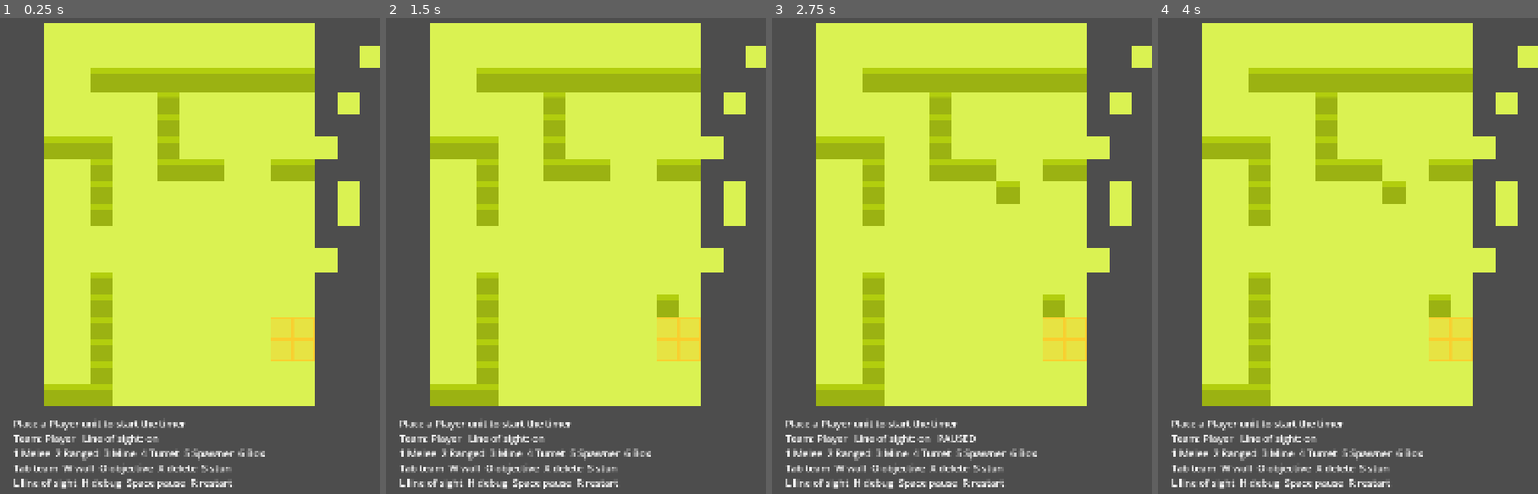
Above: before the commit, frames 1-4 (left to right).
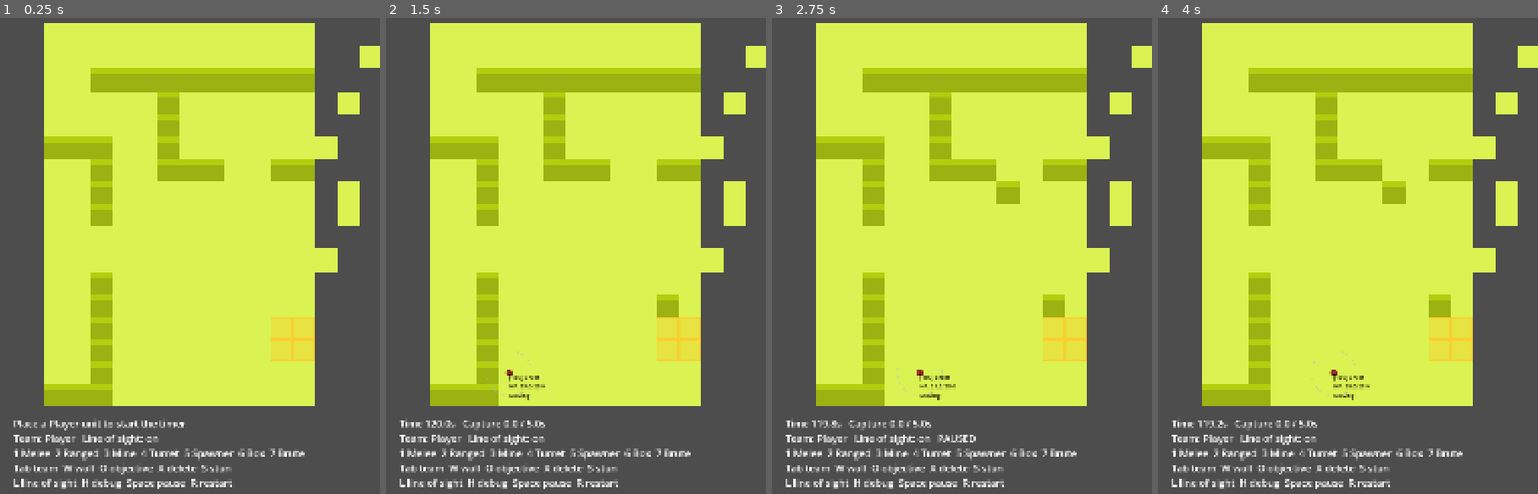
Above: after the commit, the same moments.

Repository: christopher-moon/Auto-chess-strategy-game
Game: Godot game, scene res://Scenes/game.tscn
Same seed, same stepped clock (60 frames per second), same inputs: the game is played once before the commit and once after it.
Inputs (mouse positions are in pixels of both pictures, inside the frame that each line leads up to):
- Up to frame 1 (0.25 s): no input
- Up to frame 2 (1.5 s): tap Enter at 0.5 s; move the mouse to (659, 303) at 0.52 s; hold W 0.53-1.28 s; tap 7 at 0.6, 1.35 s; tap Space at 0.77, 1.25 s; move the mouse to (500, 375) at 1.27 s; hold S from 1.28 s (still down)
- Up to frame 3 (2.75 s): tap Space at 1.52 s; tap Enter at 2 s; move the mouse to (1000, 189) at 2.02 s; release S at 2.03 s; hold W from 2.03 s (still down); tap 1 at 2.1 s; tap 7 at 2.3 s
- Up to frame 4 (4 s): move the mouse to (1329, 474) at 2.77 s; tap 2 at 2.85 s; tap Space at 3.02, 3.5, 3.77 s; tap 7 at 3.05, 3.8 s; move the mouse to (1462, 441) at 3.52 s; release W at 3.53 s; hold S from 3.53 s (still down); tap 3 at 3.6 s

The runs differ from the first frame. In frame 1, less than 0.1% of the frame differs, in the area x 71-81%, y 90-93%; in frame 2, 0.7%, in the area x 3-81%, y 69-93%; in frame 3, 0.7%; in frame 4, 0.7%.

Commit message:
Make units physical bodies with mass and inertia
Units now steer along their A* path with a velocity instead of snapping
tile to tile: acceleration and top speed come from mass, friction slows
them down, and move_and_slide collides them with walls, the map edge,
structures and each other. Walking into a unit shoves it by mass share.
Adds a heavy Brute unit and physics tests; also fixes the stale melee
UID reference in game.tscn.

Co-Authored-By: Claude Opus 5.5 (1M context) <noreply@anthropic.com>
Claude-Session: https://claude.ai/code/session_011yraaTTsoYXTbp151Sp2HM

Diff:
--- a/Components/ComponentScripts/movement_component.gd
+++ b/Components/ComponentScripts/movement_component.gd
@@ -1,13 +1,26 @@
-# movement component: entities with this component walk tile to tile along paths.
-# the AI (on ticks) decides where to go; the walking itself happens every physics frame
+# movement component: entities with this component are physical bodies that steer along tile paths.
+# the AI (on ticks) decides where to go; every physics frame the unit accelerates towards its next
+# waypoint (limited by its mass), and collides with walls, structures and other units
 class_name MovementComponent
 extends Component
 
-const ARRIVE_DISTANCE := 1.0
 # AI ticks between automatic re-paths, so units react to tiles getting cheaper or pricier
 const REPATH_TICKS := 5
-
-var speed: float = 100.0
+# pixels: close enough to a waypoint to head for the next one
+const WAYPOINT_RADIUS := 12.0
+# pixels: close enough to the final tile to stop pushing
+const ARRIVE_RADIUS := 3.0
+# pixels: start easing off this far from the final tile
+const SLOW_RADIUS := 40.0
+# how hard units steer away from nearby units while walking (fraction of top speed)
+const SEPARATION_STRENGTH := 0.5
+
+var mass: float = 1.0
+var max_speed: float = 100.0
+var acceleration: float = 600.0
+var friction: float = 800.0
+var radius: float = 14.0
+var velocity: Vector2 = Vector2.ZERO
 var knockback_speed: float = 400.0
 
 # where the AI wants this unit to end up
@@ -18,45 +31,56 @@
 # direction of the last step taken (for knockback from directly underneath, and later for animations)
 var facing: Vector2i = Vector2i.RIGHT
 
-var _path: Array[Vector2i] = [] # tiles still to visit, not counting the current step
-var _step_tile: Vector2i # tile we are walking towards right now
-var _has_step: bool = false
-var _is_knockback: bool = false
+var _body: CharacterBody2D # null if the shell isn't a CharacterBody2D; then the unit moves without collisions
+var _path: Array[Vector2i] = [] # tiles still to visit, not counting the current waypoint
+var _waypoint: Vector2i
+var _has_waypoint: bool = false
 var _ticks_since_path: int = 0
+var _knock_target: Vector2
+var _knock_time_left: float = 0.0
 
 func _configure(data: EntityData) -> void:
-	speed = data.move_speed
+	mass = maxf(data.mass, 0.01)
+	max_speed = data.move_speed / sqrt(mass)
+	acceleration = data.move_force / mass
+	friction = data.friction
+	radius = data.body_radius
+
+	var node: Node = entity
+	_body = node as CharacterBody2D
+	if _body:
+		_body.motion_mode = CharacterBody2D.MOTION_MODE_FLOATING # top-down: no floor or gravity
 
 # --- called by the AI (on ticks) ---
 
 # ask to walk to a tile. repaths when the goal changed, the path ran out, or every REPATH_TICKS
 func request_goal(tile: Vector2i) -> void:
 	_ticks_since_path += 1
-	var needs_path := not has_goal or tile != goal_tile or _ticks_since_path >= REPATH_TICKS or (_path.is_empty() and get_path_origin() != tile)
+	var path_done := _path.is_empty() and not _has_waypoint and entity.current_grid_pos != tile
+	var needs_path := not has_goal or tile != goal_tile or _ticks_since_path >= REPATH_TICKS or path_done
 	goal_tile = tile
 	has_goal = true
 	if needs_path:
 		_repath()
 
-# drop the rest of the path. the current step still finishes, so units always come to rest on a tile centre
+# stop pushing; friction brings the unit to rest
 func stop() -> void:
 	_path.clear()
+	_has_waypoint = false
 	has_goal = false
 
 func is_moving() -> bool:
-	return _has_step or not _path.is_empty()
-
-# the tile new paths should start from: where we are heading if mid-step, else where we stand
+	return _has_waypoint or not _path.is_empty() or _knock_time_left > 0.0
+
+# the tile new paths should start from
 func get_path_origin() -> Vector2i:
-	return _step_tile if _has_step else entity.current_grid_pos
-
-# slide straight to `tile` (already checked to be safe by the CombatManager), cancelling the path
+	return entity.current_grid_pos
+
+# slide to `tile` (already checked to be safe by the CombatManager), cancelling the path
 func knock_to(tile: Vector2i) -> void:
-	_path.clear()
-	has_goal = false
-	_step_tile = tile
-	_has_step = true
-	_is_knockback = true
+	stop()
+	_knock_target = entity.world.map.grid_to_world(tile)
+	_knock_time_left = entity.global_position.distance_to(_knock_target) / knockback_speed + 0.1
 
 func _repath() -> void:
 	_ticks_since_path = 0
@@ -64,6 +88,7 @@
 	_path = entity.world.map.get_tile_path(origin, goal_tile)
 	if not _path.is_empty() and _path[0] == origin:
 		_path.remove_at(0)
+	_has_waypoint = false
 
 # --- frame based movement ---
 
@@ -71,25 +96,50 @@
 	if entity == null or not entity.is_alive:
 		return
 
-	if not _has_step and not _start_next_step():
-		return
-
-	var target_position := entity.world.map.grid_to_world(_step_tile)
-	var step_speed := knockback_speed if _is_knockback else speed
-	entity.global_position = entity.global_position.move_toward(target_position, step_speed * delta)
+	if _knock_time_left > 0.0:
+		_knock_time_left -= delta
+		var to_target := _knock_target - entity.global_position
+		velocity = Vector2.ZERO if to_target.length() <= ARRIVE_RADIUS else to_target.normalized() * knockback_speed
+	else:
+		var desired := _steer()
+		# push towards the desired velocity; with nothing to do, friction slows the unit down
+		var rate := acceleration if desired != Vector2.ZERO else friction
+		velocity = velocity.move_toward(desired, rate * delta)
+
+	_move(delta)
 
 	var tile := entity.world.map.world_to_grid(entity.global_position)
 	if tile != entity.current_grid_pos:
 		entity.world.entities.update_entity_grid_position(entity, tile)
 
-	if entity.global_position.distance_to(target_position) <= ARRIVE_DISTANCE:
-		entity.global_position = target_position
-		_has_step = false
-		_is_knockback = false
+# the velocity the unit wants right now
+func _steer() -> Vector2:
+	if entity.is_stunned():
+		return Vector2.ZERO
+	if not _has_waypoint and not _next_waypoint():
+		return Vector2.ZERO
+
+	var map := entity.world.map
+	var offset := map.grid_to_world(_waypoint) - entity.global_position
+	if not _path.is_empty() and offset.length() <= WAYPOINT_RADIUS:
+		if not _next_waypoint():
+			return Vector2.ZERO
+		offset = map.grid_to_world(_waypoint) - entity.global_position
+
+	var distance := offset.length()
+	if _path.is_empty():
+		# final tile: ease in and stop
+		if distance <= ARRIVE_RADIUS:
+			_has_waypoint = false
+			return Vector2.ZERO
+		return offset / distance * minf(max_speed, max_speed * distance / SLOW_RADIUS)
+
+	return (offset / distance + _separation() * SEPARATION_STRENGTH).limit_length(1.0) * max_speed
 
 # take the next tile off the path, unless something is standing in the way
-func _start_next_step() -> bool:
-	if _path.is_empty() or entity.is_stunned():
+func _next_waypoint() -> bool:
+	_has_waypoint = false
+	if _path.is_empty():
 		return false
 
 	var next := _path[0]
@@ -107,6 +157,65 @@
 	_path.remove_at(0)
 	if next != entity.current_grid_pos:
 		facing = next - entity.current_grid_pos
-	_step_tile = next
-	_has_step = true
+	_waypoint = next
+	_has_waypoint = true
 	return true
+
+# a gentle push away from units we are about to overlap, so crowds spread out instead of jamming
+func _separation() -> Vector2:
+	var push := Vector2.ZERO
+	for other in entity.world.entities.get_entities_in_radius(entity.current_grid_pos, 1.5):
+		if other == entity or other.movement == null:
+			continue
+		var away := entity.global_position - other.global_position
+		var reach := (radius + other.movement.radius) * 1.5
+		var distance := away.length()
+		if distance > 0.01 and distance < reach:
+			push += away / distance * (1.0 - distance / reach)
+	return push
+
+func _move(delta: float) -> void:
+	if _body == null:
+		entity.global_position += velocity * delta
+		return
+
+	var before := velocity
+	_body.velocity = velocity
+	_body.move_and_slide()
+	velocity = _body.velocity
+
+	# bumping into another unit trades momentum, and walking into one shoves it along,
+	# so heavy units plough through light ones while light ones barely move heavy ones
+	var bumped: Array[Entity] = []
+	for i in _body.get_slide_collision_count():
+		var collision := _body.get_slide_collision(i)
+		var other := collision.get_collider() as Entity
+		if other and other != entity and other.movement and not other in bumped:
+			bumped.append(other)
+			_bump(other.movement, collision.get_normal(), before, delta)
+
+func _bump(other: MovementComponent, normal: Vector2, our_velocity: Vector2, delta: float) -> void:
+	# normal points from the other unit towards us; `into` is how fast we were pushing into it
+	var into := -our_velocity.dot(normal)
+	if into <= 0.0:
+		return
+	# the heavier we are compared to them, the more of our push carries on and the further they go
+	var share := mass / (mass + other.mass)
+	var moved := other.shove(-normal * into * share * delta)
+	# give back the part of our push the collision took away, but only as far as they actually gave
+	# way (not at all if they are pinned against a wall)
+	var lost := maxf(0.0, into + velocity.dot(normal))
+	velocity -= normal * minf(lost, into * share * moved)
+
+# move straight away by `offset` (walls still stop it), e.g. when another unit pushes into us.
+# returns how much of the offset was actually travelled, from 0 to 1
+func shove(offset: Vector2) -> float:
+	var start := entity.global_position
+	if _body:
+		_body.move_and_collide(offset)
+	else:
+		entity.global_position += offset
+	var tile := entity.world.map.world_to_grid(entity.global_position)
+	if tile != entity.current_grid_pos:
+		entity.world.entities.update_entity_grid_position(entity, tile)
+	return clampf(start.distance_to(entity.global_position) / offset.length(), 0.0, 1.0) if offset.length() > 0.0 else 0.0
--- a/Entities/EntityData/box.tres
+++ b/Entities/EntityData/box.tres
@@ -6,6 +6,7 @@
 [resource]
 script = ExtResource("1_data")
 entity_name = "Box"
+body_radius = 30.0
 shell_type = 1
 sprite_texture = ExtResource("2_tex")
 tint_by_team = false
--- /dev/null
+++ b/Entities/EntityData/brute.tres
@@ -0,0 +1,22 @@
+[gd_resource type="Resource" script_class="EntityData" format=3]
+
+[ext_resource type="Script" uid="uid://dskc6o7hv3nnp" path="res://Entities/EntityData/entity_data.gd" id="1_data"]
+[ext_resource type="Texture2D" uid="uid://cx5uyuaei4od5" path="res://character.png" id="2_tex"]
+
+[resource]
+script = ExtResource("1_data")
+entity_name = "Brute"
+sprite_texture = ExtResource("2_tex")
+sprite_scale = 1.4
+mass = 3.0
+body_radius = 20.0
+has_health = true
+has_movement = true
+has_combat = true
+max_health = 25.0
+move_speed = 110.0
+damage = 3.0
+attack_speed = 0.6
+threat_range = 6.0
+knockback = 2
+metadata/_custom_type_script = "uid://dskc6o7hv3nnp"
--- a/Entities/EntityData/entity_data.gd
+++ b/Entities/EntityData/entity_data.gd
@@ -20,6 +20,10 @@
 @export var behavior: Behavior
 
 @export_group("Physical")
+# heavier units speed up more slowly, have a lower top speed, and win shoving matches
+@export var mass: float = 1.0
+# collision circle radius in pixels (a tile is 64)
+@export var body_radius: float = 14.0
 # A* cost multiplier for the tile this entity stands on (1 = normal ground)
 @export var pathing_weight: float = 1.0
 # units can't walk onto this entity's tile (boxes, turrets). paths may still go through it, at its pathing_weight
@@ -39,8 +43,12 @@
 @export var max_health: float = 10.0
 
 @export_group("Movement")
-# pixels per second
+# top speed in pixels per second at mass 1. actual top speed = move_speed / sqrt(mass)
 @export var move_speed: float = 100.0
+# pushing force in pixels/second² at mass 1. actual acceleration = move_force / mass
+@export var move_force: float = 600.0
+# how quickly the unit slows down when it isn't pushing, in pixels/second²
+@export var friction: float = 800.0
 
 @export_group("Combat")
 @export var attack_type: AttackType = AttackType.MELEE
--- a/Entities/EntityData/spawner.tres
+++ b/Entities/EntityData/spawner.tres
@@ -6,6 +6,7 @@
 [resource]
 script = ExtResource("1_data")
 entity_name = "Spawner"
+body_radius = 26.0
 shell_type = 1
 sprite_texture = ExtResource("2_tex")
 pathing_weight = 30.0
--- a/Entities/EntityData/turret.tres
+++ b/Entities/EntityData/turret.tres
@@ -7,6 +7,7 @@
 [resource]
 script = ExtResource("1_data")
 entity_name = "Turret"
+body_radius = 26.0
 shell_type = 1
 sprite_texture = ExtResource("2_tex")
 behavior = ExtResource("3_behavior")
--- a/Managers/map_manager.gd
+++ b/Managers/map_manager.gd
@@ -16,6 +16,10 @@
 #store astar grid for pathfinding
 var astar_grid: AStarGrid2D
 var tile_size: float = 64.0
+
+# one static collider per solid tile (walls, holes, and a ring around the map) so physical units can't leave the floor
+var _solid_body: StaticBody2D
+var _solid_shapes: Dictionary = {}
 
 var objective_tiles: Array[Vector2i] = []
 var _objective_lookup: Dictionary = {}
@@ -53,6 +57,17 @@
 	for cell in obstacle_layer.get_used_cells():
 		if astar_grid.is_in_boundsv(cell):
 			astar_grid.set_point_solid(cell, true)
+
+	# 5. Physical colliders for every solid tile, plus a border ring outside the map
+	_solid_body = StaticBody2D.new()
+	_solid_body.name = "SolidTiles"
+	add_child(_solid_body)
+	var region := astar_grid.region.grow(1)
+	for x in range(region.position.x, region.end.x):
+		for y in range(region.position.y, region.end.y):
+			var cell := Vector2i(x, y)
+			if is_solid(cell):
+				_set_tile_collider(cell, true)
 
 # --- PUBLIC HELPER FUNCTIONS ---
 func world_to_grid(world_pos: Vector2) -> Vector2i:
@@ -161,6 +176,7 @@
 	else:
 		obstacle_layer.erase_cell(grid_pos)
 	astar_grid.set_point_solid(grid_pos, solid or ground_layer.get_cell_source_id(grid_pos) == -1)
+	_set_tile_collider(grid_pos, is_solid(grid_pos))
 	refresh_objectives()
 
 func set_objective(grid_pos: Vector2i, enabled: bool) -> void:
@@ -172,5 +188,20 @@
 		objective_layer.erase_cell(grid_pos)
 	refresh_objectives()
 
+func _set_tile_collider(grid_pos: Vector2i, solid: bool) -> void:
+	if solid == _solid_shapes.has(grid_pos):
+		return
+	if not solid:
+		_solid_shapes[grid_pos].queue_free()
+		_solid_shapes.erase(grid_pos)
+		return
+	var box := RectangleShape2D.new()
+	box.size = Vector2.ONE * tile_size
+	var collider := CollisionShape2D.new()
+	collider.shape = box
+	collider.position = _solid_body.to_local(grid_to_world(grid_pos))
+	_solid_body.add_child(collider)
+	_solid_shapes[grid_pos] = collider
+
 func _manhattan(a: Vector2i, b: Vector2i) -> int:
 	return absi(a.x - b.x) + absi(a.y - b.y)
--- a/Scenes/game.tscn
+++ b/Scenes/game.tscn
@@ -20,12 +20,13 @@
 [ext_resource type="Resource" uid="uid://cnc5iil4w8p67" path="res://Entities/EntityData/mine.tres" id="15_nb51f"]
 [ext_resource type="PackedScene" path="res://Components/spawner_component.tscn" id="15_tgy6u"]
 [ext_resource type="PackedScene" path="res://Components/projectile_component.tscn" id="16_cwurv"]
-[ext_resource type="Resource" path="res://Entities/EntityData/ranged.tres" id="19_mucmn"]
+[ext_resource type="Resource" uid="uid://bnck34hjp2fuw" path="res://Entities/EntityData/ranged.tres" id="19_mucmn"]
 [ext_resource type="Resource" path="res://Entities/EntityData/arrow.tres" id="20_8m3t6"]
 [ext_resource type="Resource" path="res://Entities/EntityData/turret.tres" id="22_ese38"]
 [ext_resource type="Resource" path="res://Entities/EntityData/spawner.tres" id="23_oeip8"]
 [ext_resource type="Resource" path="res://Behaviors/attacker.tres" id="25_xe308"]
 [ext_resource type="Resource" path="res://Behaviors/defender.tres" id="26_d3cha"]
+[ext_resource type="Resource" path="res://Entities/EntityData/brute.tres" id="27_brute"]
 
 [node name="Game" type="Node2D" unique_id=873304601]
 script = ExtResource("1_qxrlw")
@@ -70,6 +71,6 @@
 combat_comp_scene = ExtResource("11_nb51f")
 spawner_comp_scene = ExtResource("15_tgy6u")
 projectile_comp_scene = ExtResource("16_cwurv")
-entity_library = Array[ExtResource("7_1l0tm")]([ExtResource("9_ldgsr"), ExtResource("19_mucmn"), ExtResource("20_8m3t6"), ExtResource("15_nb51f"), ExtResource("22_ese38"), ExtResource("23_oeip8"), ExtResource("13_1phco")])
+entity_library = Array[ExtResource("7_1l0tm")]([ExtResource("9_ldgsr"), ExtResource("19_mucmn"), ExtResource("20_8m3t6"), ExtResource("15_nb51f"), ExtResource("22_ese38"), ExtResource("23_oeip8"), ExtResource("13_1phco"), ExtResource("27_brute")])
 player_unit_behavior = ExtResource("25_xe308")
 enemy_unit_behavior = ExtResource("26_d3cha")
--- a/Scenes/test_script.gd
+++ b/Scenes/test_script.gd
@@ -9,6 +9,7 @@
 	KEY_4: "Turret",
 	KEY_5: "Spawner",
 	KEY_6: "Box",
+	KEY_7: "Brute",
 }
 # entities that always spawn as neutral, whatever team is selected
 const NEUTRAL_ENTITIES := ["Box"]
@@ -93,7 +94,7 @@
 		LevelManager.LevelState.LOST:
 			lines.append("DEFEAT: %s   (R to restart)" % level_manager.end_reason)
 	lines.append("Team: %s   Line of sight: %s%s" % [Entity.Team.keys()[selected_team].capitalize(), "on" if map_manager.line_of_sight_enabled else "off", "   PAUSED" if not time_manager.is_ticking and level_manager.state <= LevelManager.LevelState.RUNNING else ""])
-	lines.append("1 Melee  2 Ranged  3 Mine  4 Turret  5 Spawner  6 Box")
+	lines.append("1 Melee  2 Ranged  3 Mine  4 Turret  5 Spawner  6 Box  7 Brute")
 	lines.append("Tab team  W wall  O objective  X delete  S stun")
 	lines.append("L line of sight  H debug  Space pause  R restart")
 	return "\n".join(lines)
--- a/Systems/entity_spawner.gd
+++ b/Systems/entity_spawner.gd
@@ -79,10 +79,15 @@
 	entity.position = pos
 	entity.current_grid_pos = map_manager.world_to_grid(pos)
 
-	# 3. Assign Visuals
+	# 3. Assign Visuals and body size
 	var sprite := entity.get_node_or_null("Sprite2D") as Sprite2D
 	if sprite and data.sprite_texture:
 		sprite.texture = data.sprite_texture
+	var collider := entity.get_node_or_null("CollisionShape2D") as CollisionShape2D
+	if collider and collider.shape is CircleShape2D:
+		# the template's shape is shared by every instance, so each entity gets its own copy
+		collider.shape = collider.shape.duplicate()
+		collider.shape.radius = data.body_radius
 
 	# 4. Add Components Additively
 	var comps_folder := entity.get_node("Components")
--- a/Tests/engine_tests.gd
+++ b/Tests/engine_tests.gd
@@ -43,6 +43,10 @@
 		"test_spawner_respects_max_count",
 		"test_attacker_captures_objective",
 		"test_defender_stays_leashed",
+		"test_units_accelerate_by_mass",
+		"test_units_take_up_space",
+		"test_heavy_units_shove_light_ones",
+		"test_walls_stop_physical_units",
 	]:
 		_current = test
 		await _load_game()
@@ -214,3 +218,35 @@
 	var near := _spawn("Melee", Vector2i(12, 12), Entity.Team.PLAYER, Behavior.new())
 	await _wait(3.0)
 	_check(near.health.current_health < near.health.max_health, "defender fought the unit inside its leash")
+
+func test_units_accelerate_by_mass() -> void:
+	var light := _spawn("Melee", Vector2i(6, 10), Entity.Team.PLAYER, GoTo.new(Vector2i(13, 10)))
+	var heavy := _spawn("Brute", Vector2i(6, 12), Entity.Team.PLAYER, GoTo.new(Vector2i(13, 12)))
+	await _wait(0.25)
+	_check(light.movement.velocity.length() < light.movement.max_speed, "no instant top speed (%.0f of %.0f)" % [light.movement.velocity.length(), light.movement.max_speed])
+	_check(heavy.movement.velocity.length() < light.movement.velocity.length(), "heavy unit picks up speed more slowly")
+	await _wait(1.5)
+	_check(heavy.movement.max_speed < light.movement.max_speed, "heavy unit has a lower top speed")
+	_check(light.global_position.x > heavy.global_position.x, "light unit is ahead")
+
+func test_units_take_up_space() -> void:
+	var a := _spawn("Melee", Vector2i(8, 10), Entity.Team.PLAYER, GoTo.new(Vector2i(11, 11)))
+	var b := _spawn("Melee", Vector2i(8, 12), Entity.Team.PLAYER, GoTo.new(Vector2i(11, 11)))
+	await _wait(4.0)
+	var gap := a.global_position.distance_to(b.global_position)
+	_check(gap >= a.movement.radius + b.movement.radius - 1.0, "units sent to the same tile don't overlap (%.1f px apart)" % gap)
+
+func test_heavy_units_shove_light_ones() -> void:
+	var light := _spawn("Melee", Vector2i(10, 12), Entity.Team.PLAYER, Behavior.new())
+	var start := light.global_position
+	var heavy := _spawn("Brute", Vector2i(8, 12), Entity.Team.PLAYER, GoTo.new(Vector2i(13, 12)))
+	await _wait(9.0)
+	_check(light.global_position.distance_to(start) > 8.0, "light unit was shoved %.1f px" % light.global_position.distance_to(start))
+	_check(heavy.current_grid_pos == Vector2i(13, 12), "heavy unit got through (at %s)" % heavy.current_grid_pos)
+
+func test_walls_stop_physical_units() -> void:
+	_wall(Vector2i(10, 12))
+	var unit := _spawn("Melee", Vector2i(9, 12), Entity.Team.PLAYER, Behavior.new())
+	unit.movement.velocity = Vector2(600, 0)
+	await _wait(0.5)
+	_check(unit.current_grid_pos == Vector2i(9, 12), "unit flung at a wall stays out of it (at %s)" % unit.current_grid_pos)
Not shown: 1 places in Scenes/game.tscn that only renumber resources
Not shown, changed: ARCHITECTURE.md
